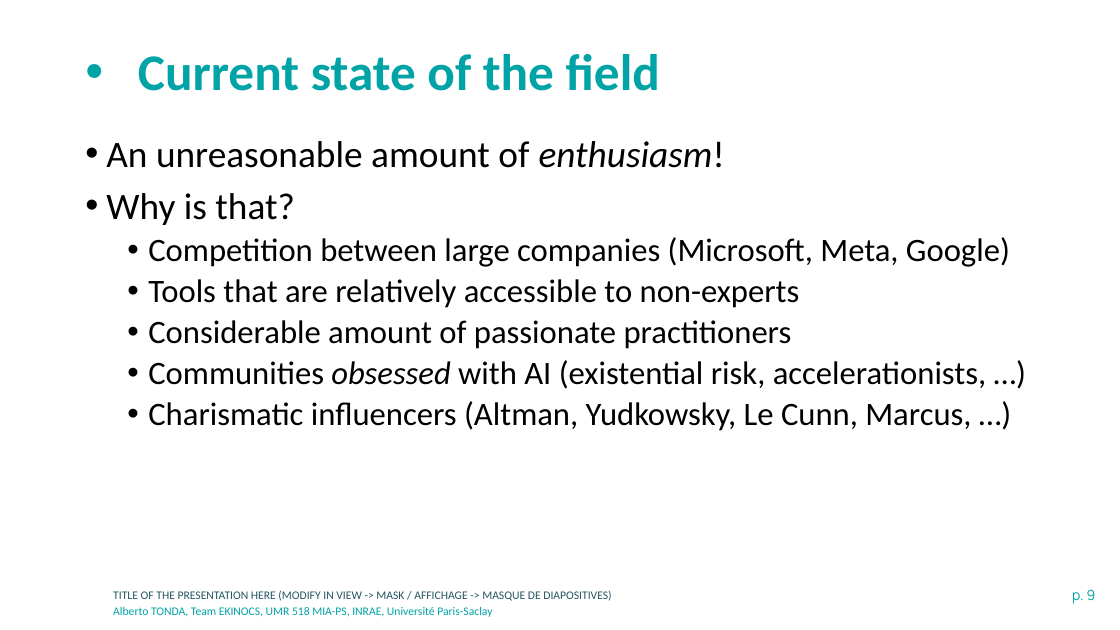
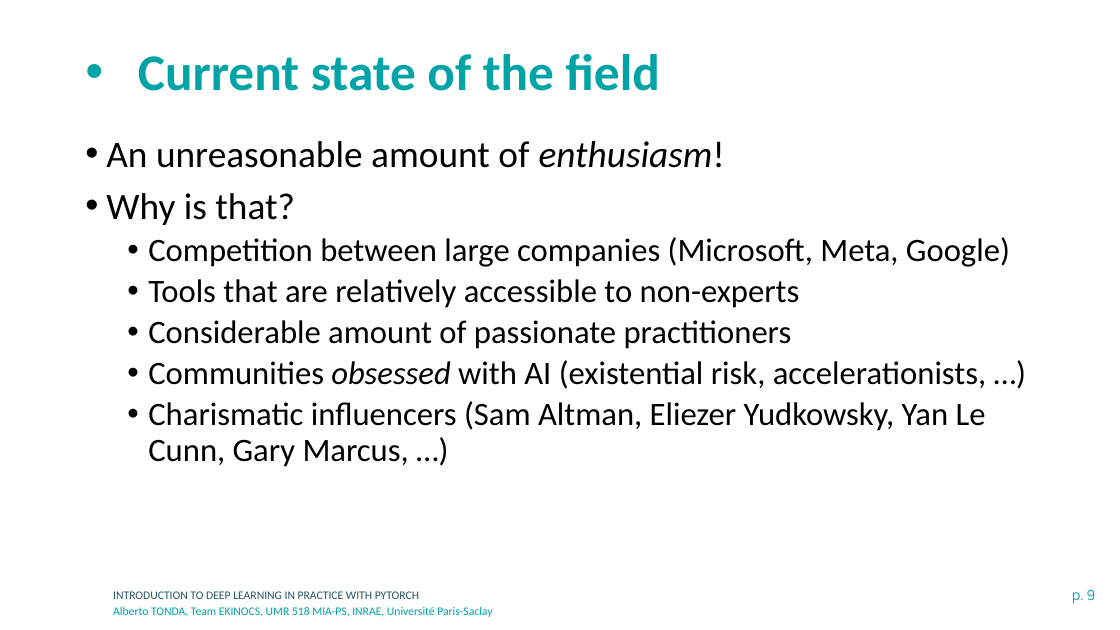
Before and after one commit to albertotonda/teaching, a slide deck: slide 9 of deep-learning-in-practice-with-pytorch/1-introduction.pptx. Drawn at 1120x630 pixels with LibreOffice and Linux fonts; fonts in the diff are those of the drawing; background and template pictures are left out. Boxes give left, top, right and bottom in pixels: in the first picture for what was removed or moved away, otherwise in the second. Text is boxed around its words. In the diff, an @@ line names an element or a change of style, - is before the commit and + after.

```diff
--- a/deep-learning-in-practice-with-pytorch/1-introduction.pptx
+++ b/deep-learning-in-practice-with-pytorch/1-introduction.pptx
@@ text at bbox=[148, 401, 986, 467]: text changed @@
-  • Charismatic influencers (Altman, Yudkowsky, Le Cunn, Marcus, …)
+  • Charismatic influencers (Sam Altman, Eliezer Yudkowsky, Yan Le Cunn, Gary Marcus, …)
@@ text at bbox=[113, 591, 419, 599]: text changed @@
-TITLE OF THE PRESENTATION HERE (MODIFY IN VIEW -> MASK / AFFICHAGE -> MASQUE DE DIAPOSITIVES)
+INTRODUCTION TO DEEP LEARNING IN PRACTICE WITH PYTORCH
```
Also in this commit, not shown: 13 other slides changed, 2 slides added, 8 other files.
